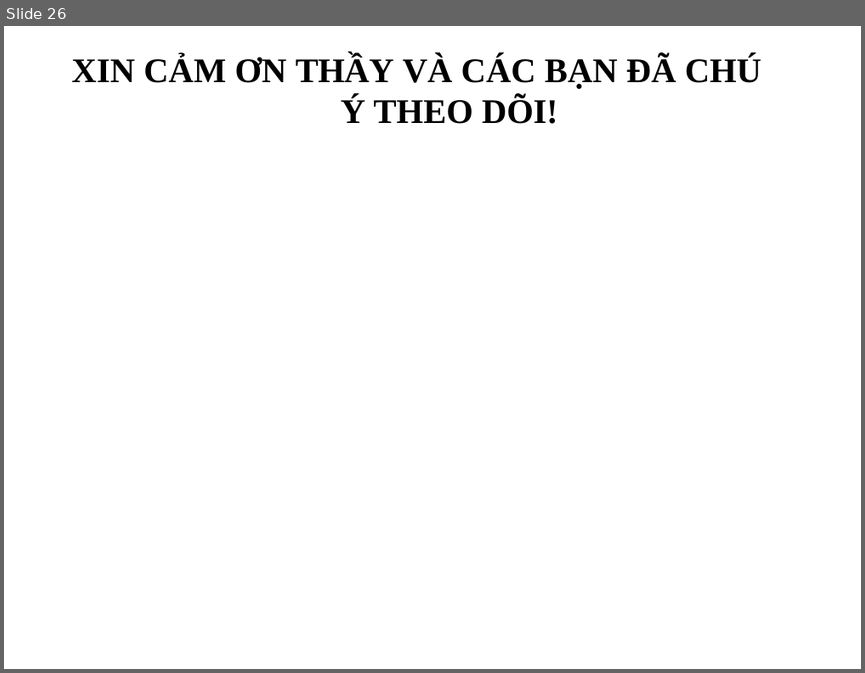
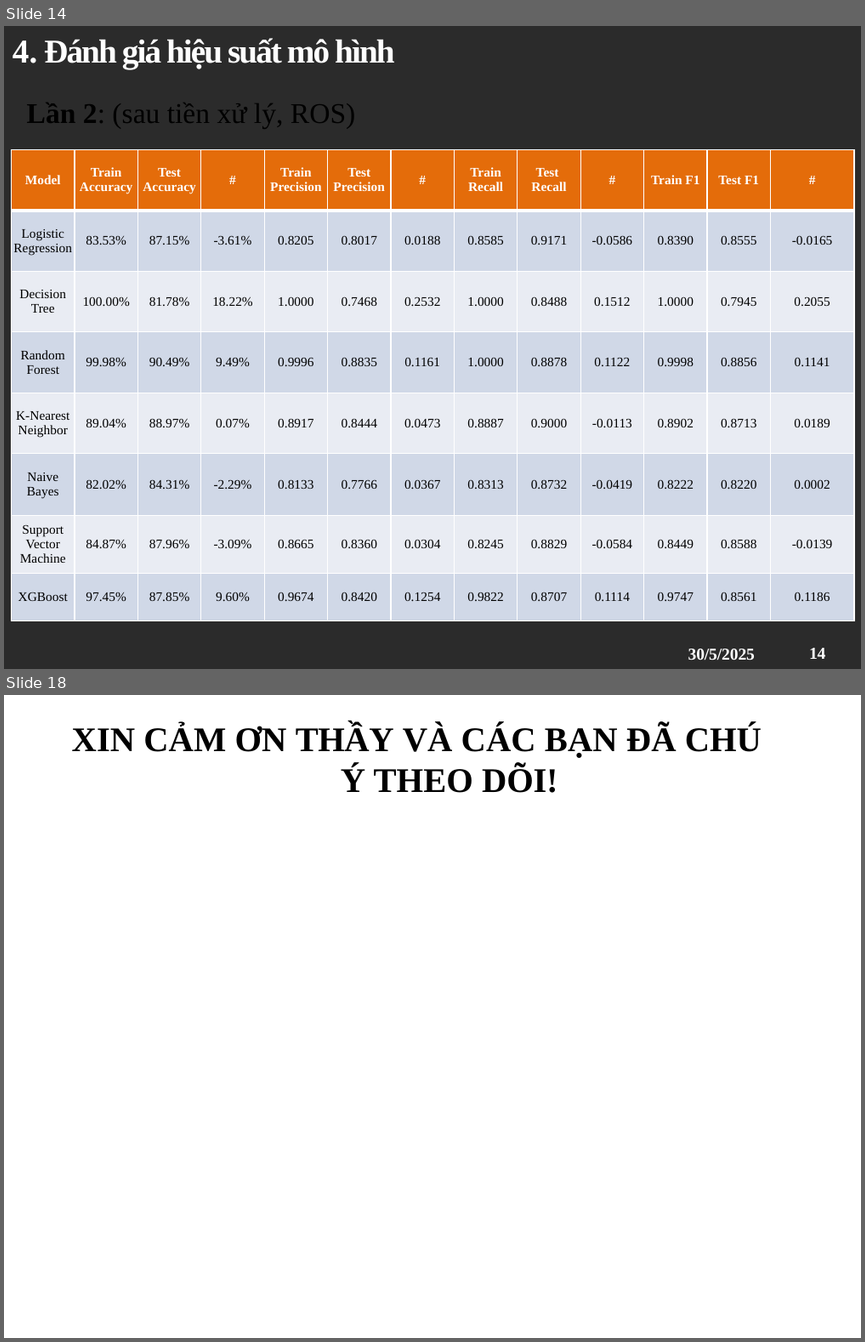
Before and after one commit to VietHung3004/Project_2, a slide deck: cnpm pdf.pptx. Shown one above the other, each under a label of ours: slide 26 before the commit, slides 14 and 18 after it; the slides between them are not shown. The pictures are 865x673 and 865x1342 pixels, drawn with LibreOffice and Linux fonts; fonts in the diff are those of the drawing; background and template pictures are left out; a plain dark background stands for a picture behind light text. Boxes give left, top, right and bottom in pixels: in the first picture for what was removed or moved away, otherwise in the second. Text is boxed around its words. In the diff, an @@ line names an element or a change of style, - is before the commit and + after.

```diff
--- a/cnpm pdf.pptx
+++ b/cnpm pdf.pptx
@@ slide 14 added at [4,26,861,669], background picture (left out) @@
@@ text added at [12,38,394,69], 28 pt, text #FFFFFF, bold @@
+4. Đánh giá hiệu suất mô hình
@@ text added at [27,102,356,128], 24 pt, text #000000 @@
+Lần 2: (sau tiền xử lý, ROS)
@@ table added at [12,149,857,621], 8 rows, 13 columns @@
+Model | Train Accuracy | Test Accuracy | # | Train Precision | Test Precision | # | Train Recall | Test / Recall | # | Train F1 | Test F1 | #
+Logistic Regression | 83.53% | 87.15% | -3.61% | 0.8205 | 0.8017 | 0.0188 | 0.8585 | 0.9171 | -0.0586 | 0.8390 | 0.8555 | -0.0165
+Decision Tree | 100.00% | 81.78% | 18.22% | 1.0000 | 0.7468 | 0.2532 | 1.0000 | 0.8488 | 0.1512 | 1.0000 | 0.7945 | 0.2055
+Random Forest | 99.98% | 90.49% | 9.49% | 0.9996 | 0.8835 | 0.1161 | 1.0000 | 0.8878 | 0.1122 | 0.9998 | 0.8856 | 0.1141
+K-Nearest Neighbor | 89.04% | 88.97% | 0.07% | 0.8917 | 0.8444 | 0.0473 | 0.8887 | 0.9000 | -0.0113 | 0.8902 | 0.8713 | 0.0189
+Naive Bayes | 82.02% | 84.31% | -2.29% | 0.8133 | 0.7766 | 0.0367 | 0.8313 | 0.8732 | -0.0419 | 0.8222 | 0.8220 | 0.0002
+Support Vector Machine | 84.87% | 87.96% | -3.09% | 0.8665 | 0.8360 | 0.0304 | 0.8245 | 0.8829 | -0.0584 | 0.8449 | 0.8588 | -0.0139
+XGBoost | 97.45% | 87.85% | 9.60% | 0.9674 | 0.8420 | 0.1254 | 0.9822 | 0.8707 | 0.1114 | 0.9747 | 0.8561 | 0.1186
@@ text added at [688,648,755,659], 14 pt, text #FFFFFF, bold @@
+30/5/2025
@@ page number added at [809,647,825,658], 14 pt, text #FFFFFF, bold @@
+14
@@ what was slide 26 is now slide 18 @@
```
Also in this commit, not shown: 1 slide changed, 4 other slides added, 13 slides removed, 6 other files.
